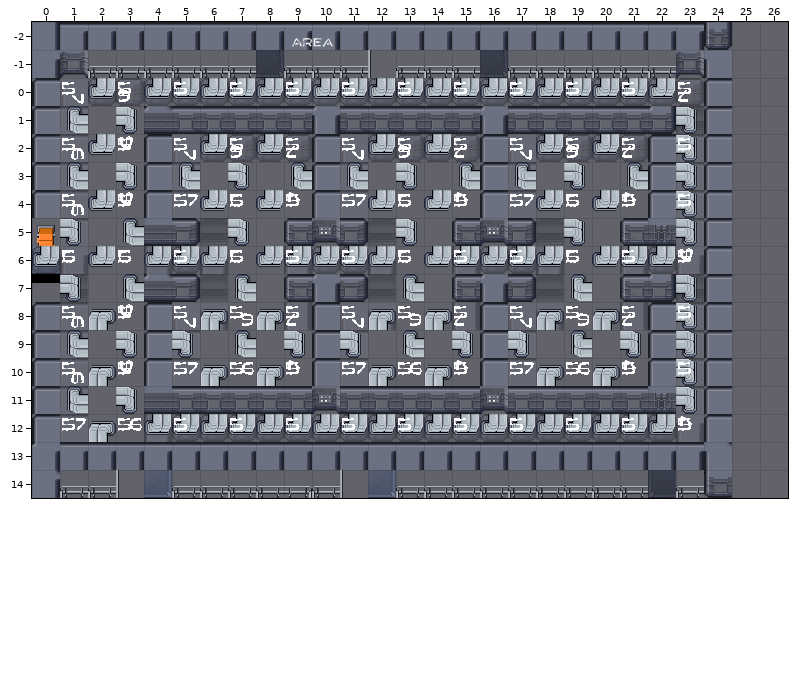
An edit to a level. Tiled map, cocos/Code/assets/resources/map/map_1-2-H-2.tmx. This is how it looked before the edit.
Cells are 32x32 px. Shown: x 0..26, y -2..14. The old version is drawn lined up with the new one.
The same view after the edit:
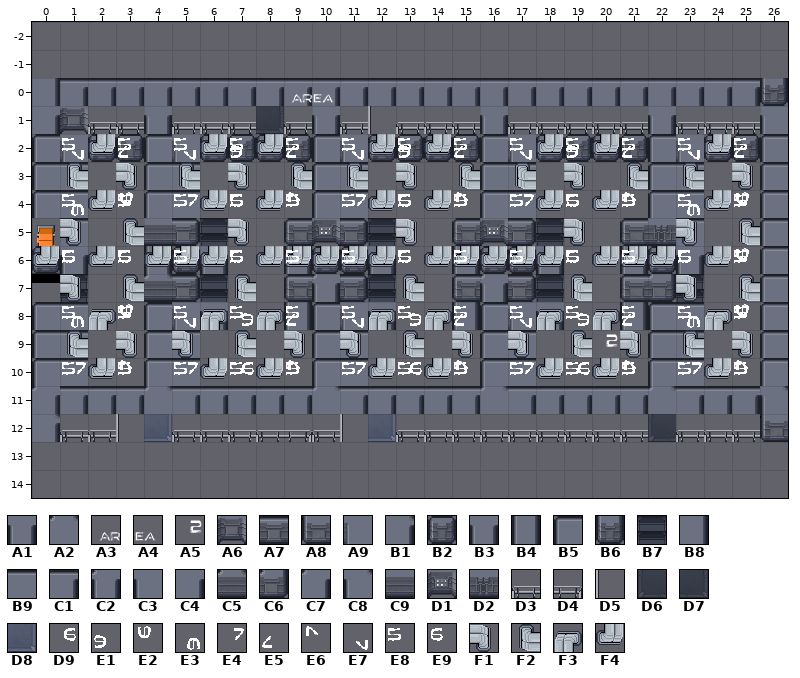
Key: from "proba_scifi": A1 22, A2 30, A3 150, A4 151, A5 154; from "scifi_tileset_02": A6 2, A7 6, A8 11, A9 12, B1 13, B2 21, B3 22, B4 23, B5 27, B6 31, B7 32, B8 33, B9 42, C1 52, C2 60, C3 61, C4 62, C5 65, C6 66, C7 71, C8 72, C9 80, D1 81, D2 82, D3 100, D4 101, D5 103, D6 104, D7 105, D8 107, D9 158, E1 158 turned 180, E2 158 turned 270, E3 158 turned 90, E4 159, E5 159 turned 180, E6 159 turned 270, E7 159 turned 90, E8 167, E9 168, F1 178, F2 178 turned 180, F3 178 turned 270, F4 178 turned 90.
__ is an empty cell.
Tiles replaced or removed in this view: A3, A4, A5, A6, A7, A8, A9, B1, B2, B3, B4, B5, B6, B7, B8, B9, C1, C2, C3, C4, C5, C6, C7, C8, C9, D1, D2, D3, D4, D5, D6, D7, D8, D9, E1, E2, E3, E4, E5, E6, E7, E8, F1, F2, F3, F4.
What changed:
Changed rows in their new state; .. is an unchanged cell.
map size 25x17 -> 27x13 cells (old content now starts at 0,-2; both pictures use the new coordinates)
layer "s" opacity 40% -> 100%
Layer "w":
first column x 0:
-2 __ __ __ __ __ __ __ __ __ __ __ __ __ __ __ __ __ __ __ __ __ __ __ __ __ .. ..
-1 __ __ __ __ __ __ __ __ __ __ __ __ __ __ __ __ __ __ __ __ __ __ __ __ __ .. ..
 0 B8 C1 C1 C1 C1 C1 C1 C1 C1 C1 C1 C1 C1 C1 C1 C1 C1 C1 C1 C1 C1 C1 C1 C1 C1 C1 B6
 1 C4 A6 D3 D3 A1 D3 D3 D3 D7 D3 A1 D3 D5 D3 D3 D3 A1 D3 D3 D3 D3 D3 A1 D3 D3 D3 C3
 2 .. .. .. .. .. .. .. .. .. .. .. .. .. .. .. .. .. .. .. .. .. .. .. .. __ .. B5
 3 .. .. .. .. .. .. .. .. .. .. .. .. .. .. .. .. .. .. .. .. .. .. .. .. __ .. B5
 4 .. .. .. .. .. .. .. .. .. .. .. .. .. .. .. .. .. .. .. .. .. .. .. .. __ .. B5
 5 .. .. .. .. .. .. .. .. .. .. .. .. .. .. .. .. .. .. .. .. .. .. .. .. __ .. B5
 6 .. .. .. .. .. .. .. .. .. .. .. .. .. .. .. .. .. .. .. .. .. .. .. .. __ .. B5
 7 .. .. .. .. .. .. .. .. .. .. .. .. .. .. .. .. .. .. .. .. .. .. .. .. __ .. B5
 8 .. .. .. .. .. .. .. .. .. .. .. .. .. .. .. .. .. .. .. .. .. .. .. .. __ .. B5
 9 .. .. .. .. .. .. .. .. .. .. .. .. .. .. .. .. .. .. .. .. .. .. .. .. __ .. B5
10 .. .. .. .. .. .. .. .. .. .. .. .. .. .. .. .. .. .. .. .. .. .. .. .. __ .. B5
11 C7 C1 C1 C1 A2 C1 C1 C1 C1 C1 A2 C1 C1 C1 C1 C1 A2 C1 C1 C1 C1 C1 A2 C1 C1 C1 C8
12 B1 D3 D3 D5 D8 D3 D3 D3 D3 D4 D3 D5 D8 D3 D3 D3 D3 D3 D3 D3 D3 D3 D6 D3 D3 D3 A8
13 __ __ __ __ __ __ __ __ __ __ __ __ __ __ __ __ __ __ __ __ __ __ __ __ __ .. ..
14 __ __ __ __ __ __ __ __ __ __ __ __ __ __ __ __ __ __ __ __ __ __ __ __ __ .. ..
Layer "p":
first column x 9:
-2 __ __
 0 A3 A4
first column x 20:
 9 A5 .. ..
12 .. .. __
Layer "s":
first column x 1:
 0 __ __ __ __ __ __ __ __ __ __ __ __ __ __ __ __ __ __ __ __ __ __ __ .. ..
 1 __ .. .. .. .. .. .. .. .. .. .. .. .. .. .. .. .. .. .. .. .. .. __ .. ..
 2 A9 B2 B2 .. .. .. .. .. .. .. .. .. .. .. .. .. .. .. .. .. .. .. A9 B2 B2
first column x 1:
11 __ .. .. .. .. .. .. .. .. .. .. .. .. .. .. .. .. .. .. .. .. .. __
12 __ .. .. __ __ __ __ __ __ __ __ __ __ __ __ __ __ __ __ __ __ __ __
Layer "Tile Layer 5":
first column x 1:
 0 __ __ __ __ __ __ __ __ __ __ __ __ __ __ __ __ __ __ __ __ __ __ __ .. ..
 1 __ .. __ .. .. .. .. .. .. .. .. .. .. .. .. .. .. .. .. .. .. .. __ .. ..
 2 E7 .. E5 .. .. .. .. .. .. .. .. .. .. .. .. .. .. .. .. .. .. .. E7 F4 E5
 3 .. .. .. .. .. .. .. .. .. .. .. .. .. .. .. .. .. .. .. .. .. .. F2 .. F1
 4 .. .. .. .. .. .. .. .. .. .. .. .. .. .. .. .. .. .. .. .. .. .. E3 F4 E2
 5 .. .. .. .. .. .. .. .. .. .. .. .. .. .. .. .. .. .. .. .. .. .. .. .. F2
 6 .. .. .. .. .. .. .. .. .. .. .. .. .. .. .. .. .. .. .. .. .. .. E9 F4 E2
 7 .. .. .. .. .. .. .. .. .. .. .. .. .. .. .. .. .. .. .. .. .. .. .. .. F2
 8 .. .. .. .. .. .. .. .. .. .. .. .. .. .. .. .. .. .. .. .. .. .. E3 F3 E2
 9 .. .. .. .. .. .. .. .. .. .. .. .. .. .. .. .. .. .. .. .. .. .. F2 .. F1
10 E4 F4 E6 .. .. F4 .. F4 .. .. .. F4 .. F4 .. .. .. F4 .. F4 .. .. E4 F4 E6
11 __ .. __ .. .. .. .. .. .. .. .. .. .. .. .. .. .. .. .. .. .. .. __ .. ..
12 __ __ __ __ __ __ __ __ __ __ __ __ __ __ __ __ __ __ __ __ __ __ __ .. ..
Layer "Tile Layer 6":
first column x 1:
 0 __ .. __ .. __ .. __ .. __ .. __ .. __ .. __ .. __ .. __ .. __ .. __ .. ..
 2 .. .. .. .. .. .. .. .. .. .. .. .. .. .. .. .. .. .. .. .. .. .. .. .. E8
 4 .. .. .. .. .. .. .. .. .. .. .. .. .. .. .. .. .. .. .. .. .. .. .. .. E8
 6 .. .. .. .. .. .. .. .. .. .. .. .. .. .. .. .. .. .. .. .. .. .. .. .. E8
 8 .. .. .. .. .. .. .. .. .. .. .. .. .. .. .. .. .. .. .. .. .. .. .. .. E8
10 .. .. .. .. .. .. .. .. .. .. .. .. .. .. .. .. .. .. .. .. .. .. .. .. E8
12 __ .. __ .. __ .. __ .. __ .. __ .. __ .. __ .. __ .. __ .. __ .. __ .. ..
